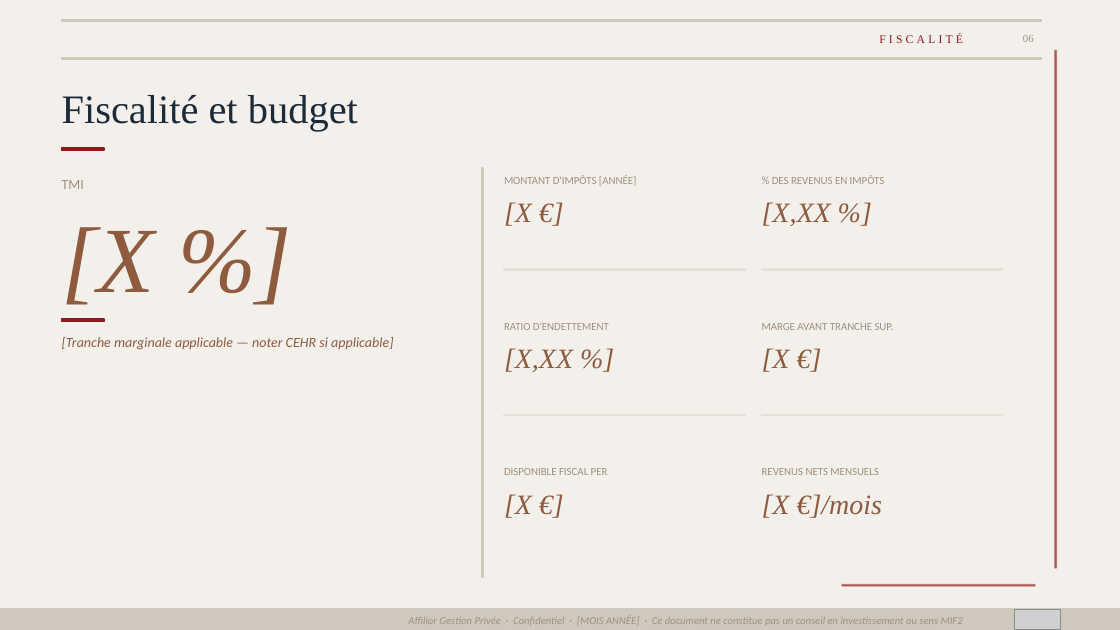
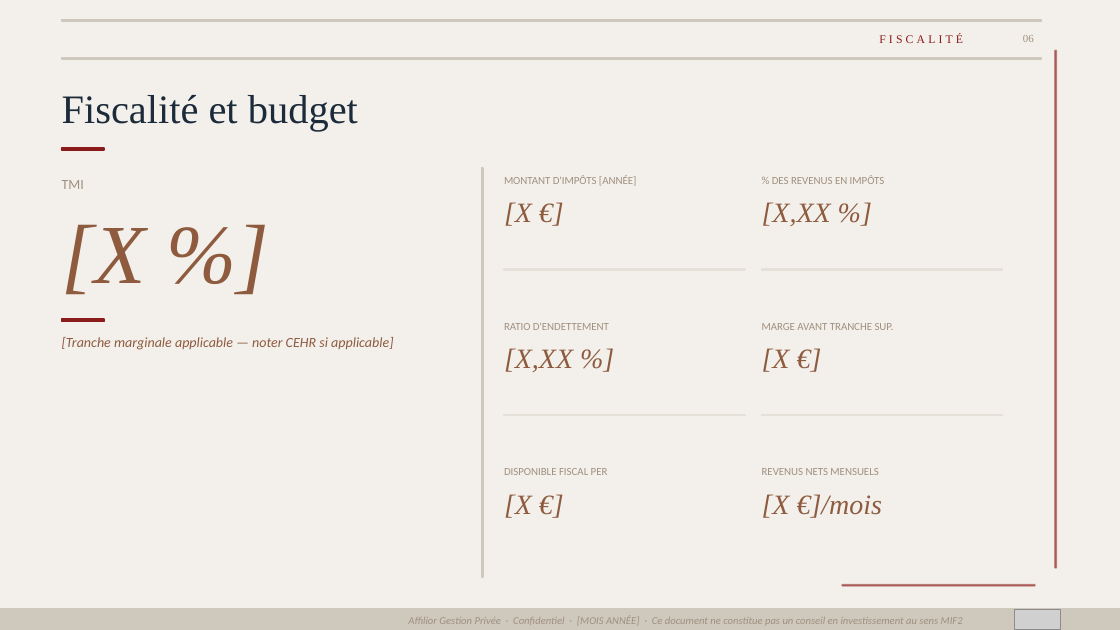
Before and after one commit to fififi1717/mkgt, a slide deck: slide 7 of Cans_Mstr.pptx. Drawn at 1120x630 pixels with LibreOffice and Linux fonts; fonts in the diff are those of the drawing; grey boxes stand for pictures. Boxes give left, top, right and bottom in pixels: in the first picture for what was removed or moved away, otherwise in the second. Text is boxed around its words. In the diff, an @@ line names an element or a change of style, - is before the commit and + after.

```diff
--- a/Cans_Mstr.pptx
+++ b/Cans_Mstr.pptx
@@ text "[X %]" at [62, 224, 146, 295]: size 60 to 54 pt @@
```
Also in this commit, not shown: 6 other slides changed, 2 slides removed, 4 other files.
